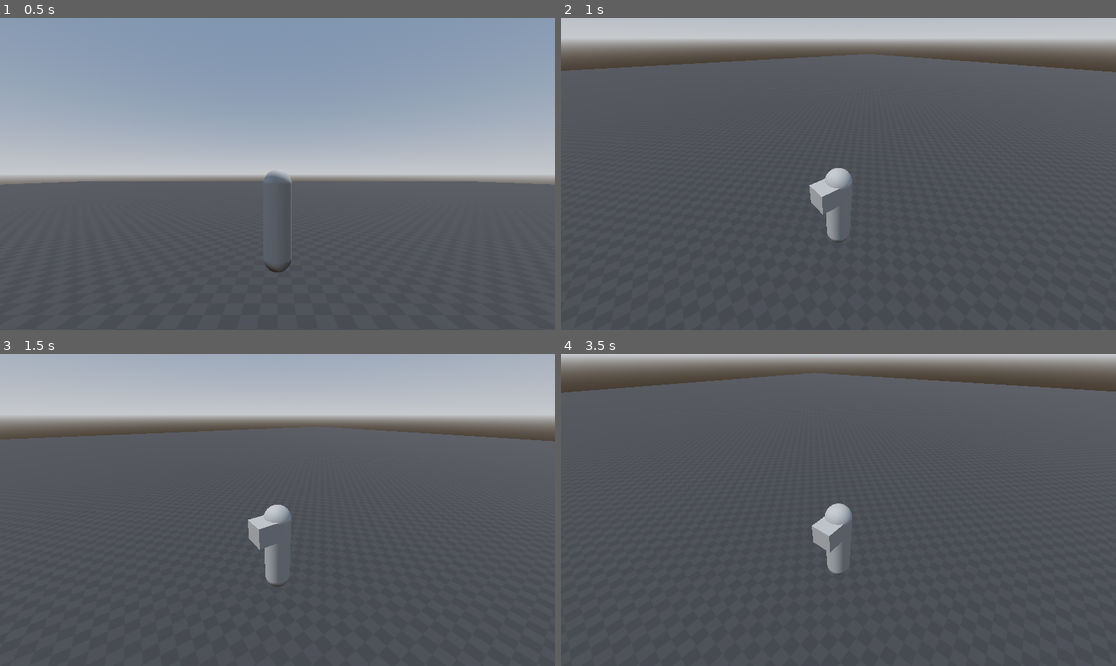
Above: before the commit, frames 1-4 (two rows, left to right).
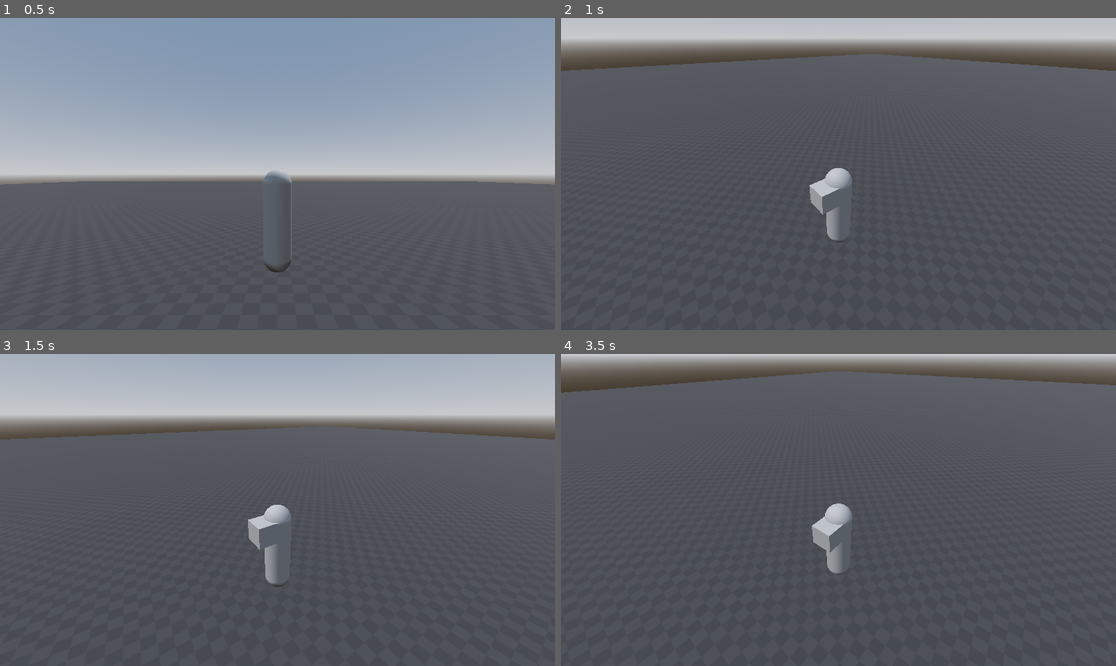
Above: after the commit, the same moments.

Repository: badkatd3s1gns/Boss-Rush-2025
Game: Godot game, scene res://scenes/world_test.tscn
The game is run twice, just before and just after one commit, with the same random seed, the same clock (stepped at 60 frames per second) and the same inputs.
Inputs (mouse positions are in pixels of both pictures, inside the frame that each line leads up to):
- Up to frame 1 (0.5 s): no input
- Up to frame 2 (1 s): tap Enter at 0.5 s; move the mouse to (866, 174) at 0.52 s; hold W (m_forward) from 0.53 s (still down); tap C (change_camera) at 0.6 s
- Up to frame 3 (1.5 s): keep holding W (m_forward); move the mouse to (249, 510) at 1.27 s; tap C (change_camera) at 1.35 s
- Up to frame 4 (3.5 s): keep holding W (m_forward); move the mouse to (849, 503) at 2.02 s; hold Shift (player_run) 2.03-2.78 s; tap C (change_camera) at 2.3, 2.85 s; move the mouse to (832, 516) at 2.77 s

Frame 1 is identical in both runs. In frame 2, 0.1% of the frame differs, in the area x 55-100%, y 11-18%; in frame 3, 0.2%; in frame 4, 0.8%, in the area x 46-100%, y 5-13%.

Commit message:
Updated Movement

Diff:
--- a/scripts/core/systems/CameraController/CameraThirdPerson.gd
+++ b/scripts/core/systems/CameraController/CameraThirdPerson.gd
@@ -18,7 +18,7 @@
 
 var pespective_index:int = 0
 
-func _ready() -> void:
+func _ready():
 	Input.set_mouse_mode(Input.MOUSE_MODE_CAPTURED)
 
 func _input(event):
@@ -29,20 +29,21 @@
 
 	if event.is_action_released("change_camera"): # to change the perpesctive
 		pespective_index += 1
-		if pespective_index > (GameplayMode.size() - 1):
+		print(pespective_index) # 1 2 3 for perspectives
+		if pespective_index > (GameplayMode.size() - 1): # if bigger than 2
 			pespective_index = 0
 
-func _physics_process(delta: float) -> void:
+func _physics_process(delta):
 	#print("Pivot: ", pivot.rotation) # Testing
 	match pespective_index:
-		GameplayMode.ThirdPerson:
+		GameplayMode.ThirdPerson: # 0
 			can_move_mouse = true
 			pivot.rotation.y = 0
 			pivot.rotation.z = 0
-		GameplayMode.TopDown:
+		GameplayMode.TopDown: # 1
 			can_move_mouse = false
 			transition_pespective(topDown_angle)
-		GameplayMode.Platform:
+		GameplayMode.Platform: # 2
 			can_move_mouse = false
 			transition_pespective(platform_angle)
 
@@ -53,8 +54,9 @@
 	self.rotation.y = 0
 
 	tween.tween_property(
-		pivot, "rotation", to, 0.3
+		pivot, "rotation", to, 0.3 # The "to" here is the variable in the function (final value)
 	)
 
+	# For this stuff, its honestly just playing around with tween properties for animations
 	Tween.TransitionType.TRANS_SINE
 	Tween.EaseType.EASE_IN_OUT
--- a/scripts/gameplay/actors/player/obj_player.gd
+++ b/scripts/gameplay/actors/player/obj_player.gd
@@ -19,7 +19,7 @@
 const SPEED = 5.0
 const JUMP_VELOCITY = 4.5
 
-func movement_controller(delta):
+func _process(delta): #func movement_controller(delta):
 	if CAN_MOVE:
 		# Direction of movement based on player direction
 		move_dir = Vector3(
@@ -28,10 +28,10 @@
 			Input.get_action_strength("m_backward") - Input.get_action_strength("m_forward")
 		).normalized()
 
-		move_dir = move_dir.rotated(Vector3.UP, $CameraThirdPerson/SpringArm.rotation.y)
+		move_dir = move_dir.rotated(Vector3.UP, $CameraThirdPerson/Pivot/SpringArm.rotation.y)
 
-		if Input.is_action_just_pressed("player_jump") && is_on_floor():
-			velocity.y += JUMP_FORCE
+		#if Input.is_action_just_pressed("player_jump") && is_on_floor():
+			#velocity.y += JUMP_FORCE
 
 		# Rotates the mesh in the direction of movement with a smooth transition
 		if move_dir.length() > 0.1:
@@ -54,3 +54,9 @@
 		# Applie Gravity
 		if GRAVITY_ON and not is_on_floor():
 			velocity.y -= 9.8 * delta
+
+
+# I didn't know you could do this, assigning a function to a variable
+#func _test():
+	#var hello = func test_2():
+		#pass
